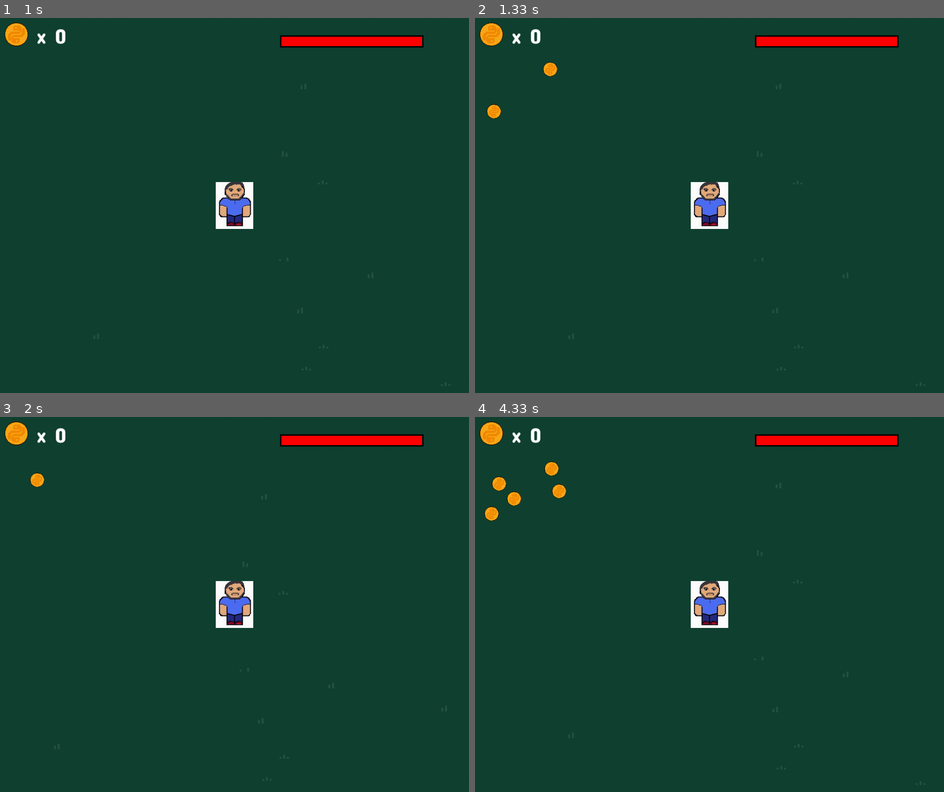
Above: before the commit, frames 1-4 (two rows, left to right).
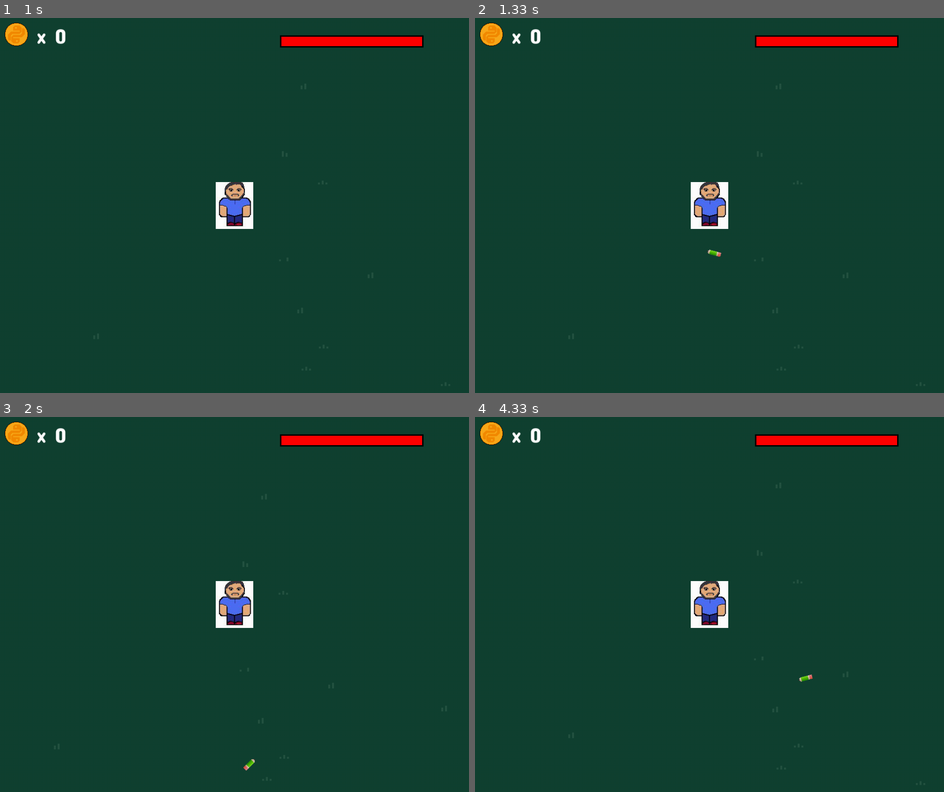
Above: after the commit, the same moments.

Repository: Juwek/pygame-project
Game: pygame game, started from main.py
Same seed, same stepped clock (60 frames per second), same inputs: the game is played once before the commit and once after it.
Inputs (mouse positions are in pixels of both pictures, inside the frame that each line leads up to):
- Up to frame 1 (1 s): click (234, 205) at 0.38 s; click (398, 348) at 0.72 s
- Up to frame 2 (1.33 s): click (709, 231) at 1.05 s
- Up to frame 3 (2 s): hold D 1.33-1.8 s; hold W from 1.83 s (still down)
- Up to frame 4 (4.33 s): release W at 2.13 s; hold D 2.17-2.63 s; hold A 2.67-3.2 s; hold S 3.23-3.53 s; click (883, 735) at 3.62 s; hold A 3.9-4.3 s

Frame 1 is identical in both runs. In frame 2, 0.2% of the frame differs, in the area x 2-53%, y 11-64%; in frame 3, 0.1%; in frame 4, 0.5%, in the area x 2-72%, y 11-71%.

Commit message:
m1x3u commits

Diff:
--- /dev/null
+++ b/Scripts/shooting.py
@@ -0,0 +1,60 @@
+import pygame
+import random
+import math
+from constants import WIDTH, HEIGHT
+
+pygame.init()
+screen = pygame.display.set_mode((WIDTH, HEIGHT))
+
+# Список путей к изображениям
+image_paths = [f"data/pictures/pencils/{i}.png" for i in range(1, 11)]  # Создаем список путей к файлам image1.png - image10.png
+
+# Предварительная загрузка изображений
+images_cache = {}
+for path in image_paths:
+    images_cache[path] = pygame.image.load(path).convert_alpha()
+
+
+# Класс для вращающейся картинки
+class SpinningImage:
+    def __init__(self, x, y):
+        # Выбираем случайное изображение
+        self.image_path = random.choice(image_paths)
+        self.original_image = images_cache[self.image_path]
+        self.image = self.original_image
+        self.rect = self.image.get_rect(center=(x, y))
+        self.x = float(x)  # Храним координаты как float для более точного движения
+        self.y = float(y)
+        self.angle = 0
+        self.rotation_speed = 15  # Скорость вращения
+        self.speed = 6  # Скорость движения
+        self.dx = 0  # Направление движения по x
+        self.dy = 0  # Направление движения по y
+
+    def set_direction(self, target_x, target_y):
+        # Вычисляем направление движения
+        distance_x = target_x - self.x
+        distance_y = target_y - self.y
+        angle = math.atan2(distance_y, distance_x)
+        self.dx = math.cos(angle) * self.speed
+        self.dy = math.sin(angle) * self.speed
+
+    def update(self):
+        # Вращение
+        self.angle += self.rotation_speed
+        self.image = pygame.transform.rotate(self.original_image, self.angle)
+        self.rect = self.image.get_rect(center=(int(self.x), int(self.y)))  # Обновляем rect с учетом float координат
+
+        # Движение
+        self.x += self.dx
+        self.y += self.dy
+        self.rect.center = (int(self.x), int(self.y))
+
+        # Удаление картинки, если она выходит за пределы экрана (опционально)
+        if self.x < -self.rect.width or self.x > WIDTH + self.rect.width or \
+                self.y < -self.rect.height or self.y > HEIGHT + self.rect.height:
+            return True  # Indicate that the image should be removed
+        return False  # Indicate that the image should be kept
+
+    def draw(self, screen):
+        screen.blit(self.image, self.rect)
--- a/main.py
+++ b/main.py
@@ -1,6 +1,7 @@
 from random import choice
 
 import pygame
+from Scripts.shooting import SpinningImage
 from constants import WIDTH, HEIGHT, FPS
 from Scripts.Button import Button
 from Scripts.Player import Player
@@ -135,6 +136,7 @@
 
     count_coin = 0
     coins = []
+    images = []
 
     enemies = []
     limit_spawn = 300
@@ -174,10 +176,11 @@
             if event.type == stabilization_timer:
                 stabilization = False
             if event.type == pygame.MOUSEBUTTONDOWN:
-                numbers = range(-5, 6)
-                for _ in range(choice(range(1, 4))):
-                    coins.append(ParticleCoins(30, (100, 100), choice(numbers), choice(numbers),
-                                               group_coins))
+                if event.button == 1:
+                    new_image = SpinningImage(WIDTH // 2, HEIGHT // 2)
+                    mouse_x, mouse_y = pygame.mouse.get_pos()
+                    new_image.set_direction(mouse_x, mouse_y)
+                    images.append(new_image)
 
         group_map.draw(screen)
         world_map.draw((player.x, player.y))
@@ -204,6 +207,20 @@
             running = False
             group.empty()
             state = 3
+
+        # Проверка столкновений врагов с врагами
+        for enemy in enemies:
+            for image in images:
+                if enemy.rect.colliderect(image.rect):
+                    enemies.remove(enemy)
+                    images.remove(image)
+                    group.remove(enemy)
+                    # Создаем монеты при уничтожении врага
+                    numbers = range(-5, 6)
+                    for _ in range(choice(range(1, 4))):
+                        coins.append(
+                            ParticleCoins(30, (enemy.rect.x + player.x, enemy.rect.y + player.y),
+                                          choice(numbers), choice(numbers),group_coins))
 
         group.draw(screen)
         group.update()
@@ -217,6 +234,16 @@
         pygame.draw.rect(screen, (0, 0, 0), (bar_pos[0] - 3, bar_pos[1] - 3, 306, 26))
         pygame.draw.rect(screen, (255, 0, 0), health_bar_rect)
 
+        images_to_remove = []
+        for image in images:
+            if image.update():
+                images_to_remove.append(image)
+        for image in images_to_remove:
+            images.remove(image)
+
+        for image in images:
+            image.draw(screen)
+
         pygame.display.flip()
         clock.tick(FPS)
 
